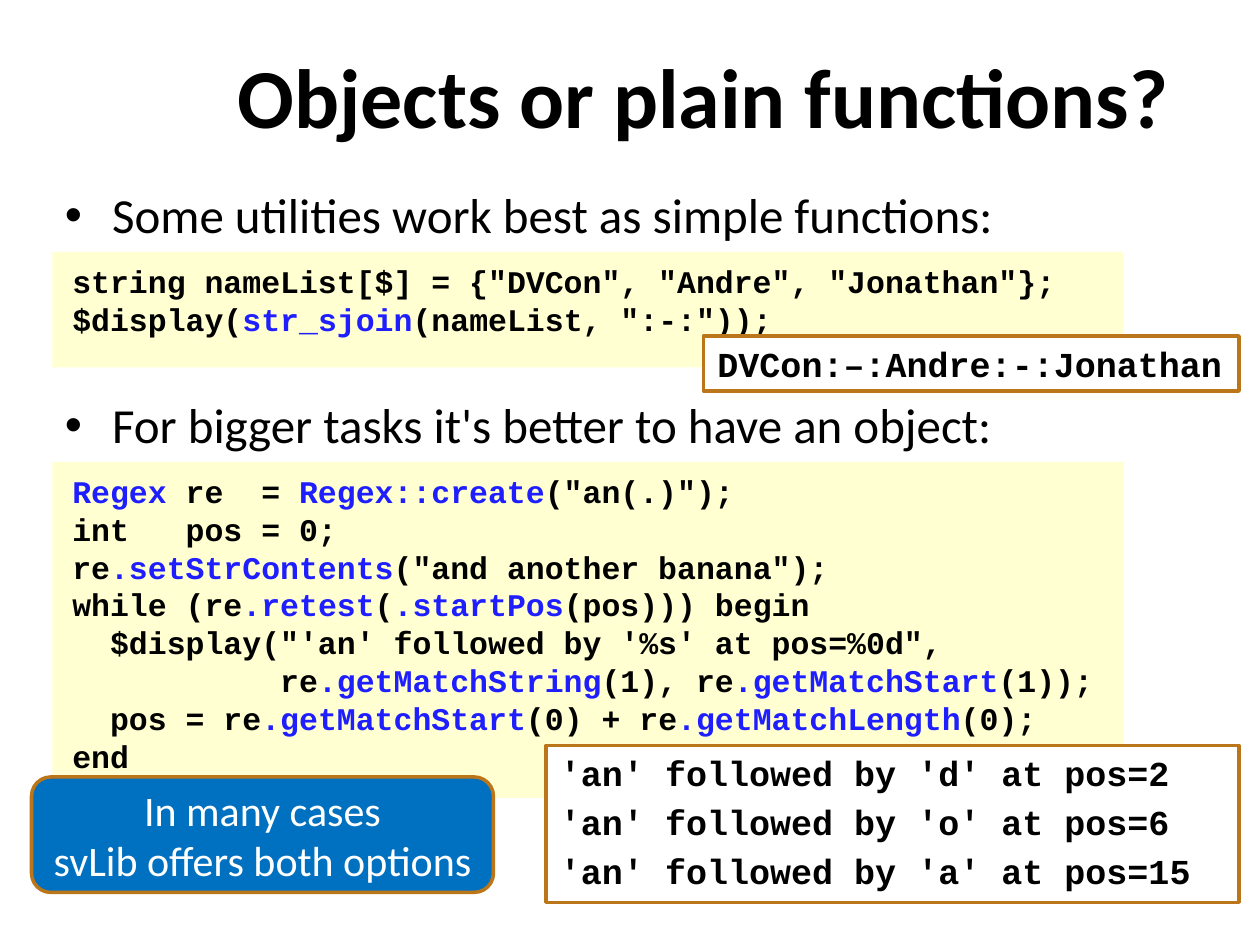
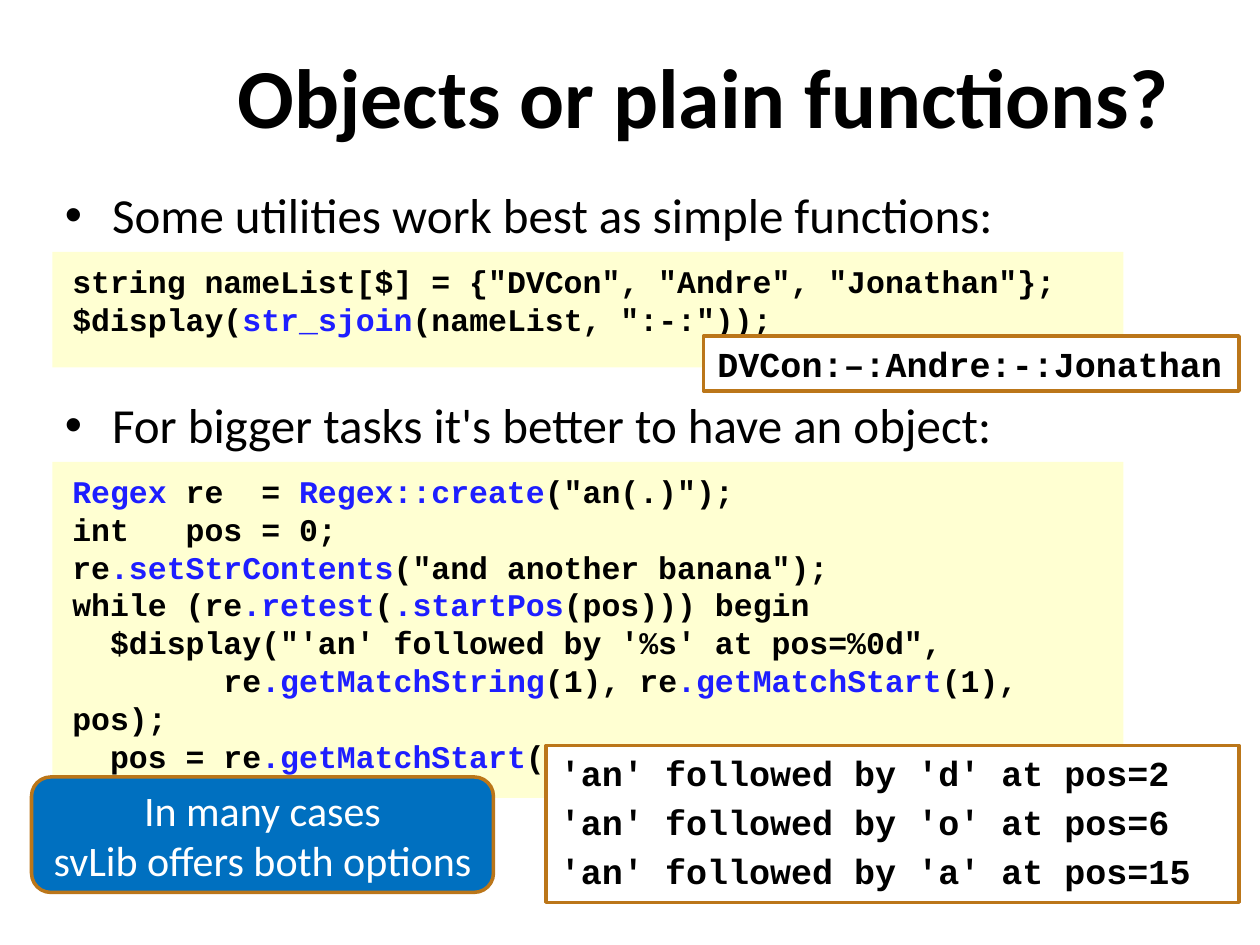
Before and after one commit to xiaoweish/svlib, a slide deck: slide 11 of svlib/doc/163-aq602-latest-draft.pptm (slide 10 before the commit). Drawn at 1260x945 pixels with LibreOffice and Linux fonts; fonts in the diff are those of the drawing; background and template pictures are left out. Boxes give left, top, right and bottom in pixels: in the first picture for what was removed or moved away, otherwise in the second. Text is boxed around its words. In the diff, an @@ line names an element or a change of style, - is before the commit and + after.

```diff
--- a/svlib/doc/163-aq602-latest-draft.pptm
+++ b/svlib/doc/163-aq602-latest-draft.pptm
@@ text in rectangle at [72, 669, 1017, 737]: text changed @@
-re.getMatchString(1), re.getMatchStart(1));
+re.getMatchString(1), re.getMatchStart(1), pos);
```
Also in this commit, not shown: 8 other slides changed, 1 slide added, 1 other file.
